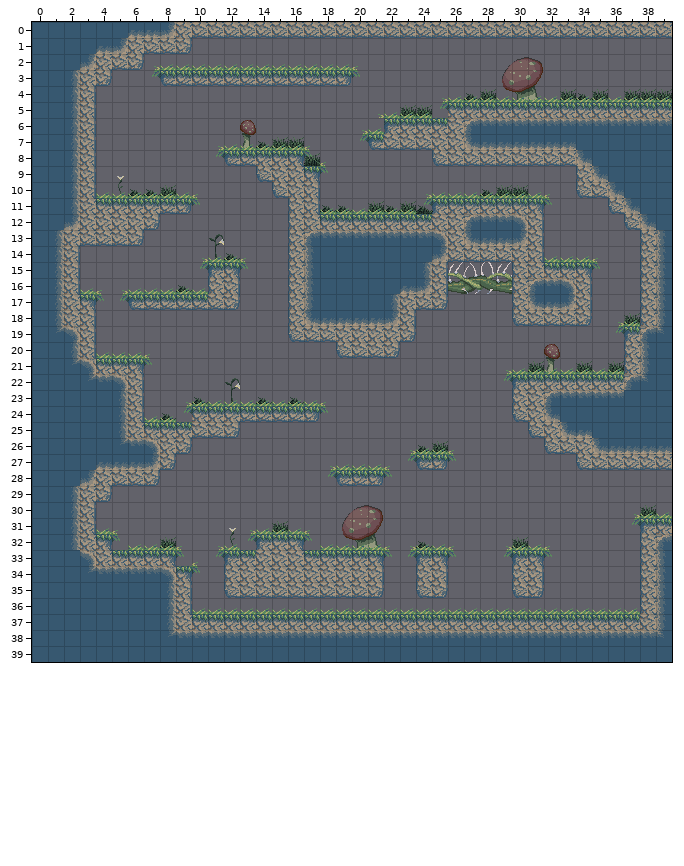
One commit to this Tiled map: src/com/cambrianman/monsters/levels/looper.tmx. Above, as it was before the edit.
Cells are 16x16 px. Shown: x 0..39, y 0..39.
The same view after the edit:
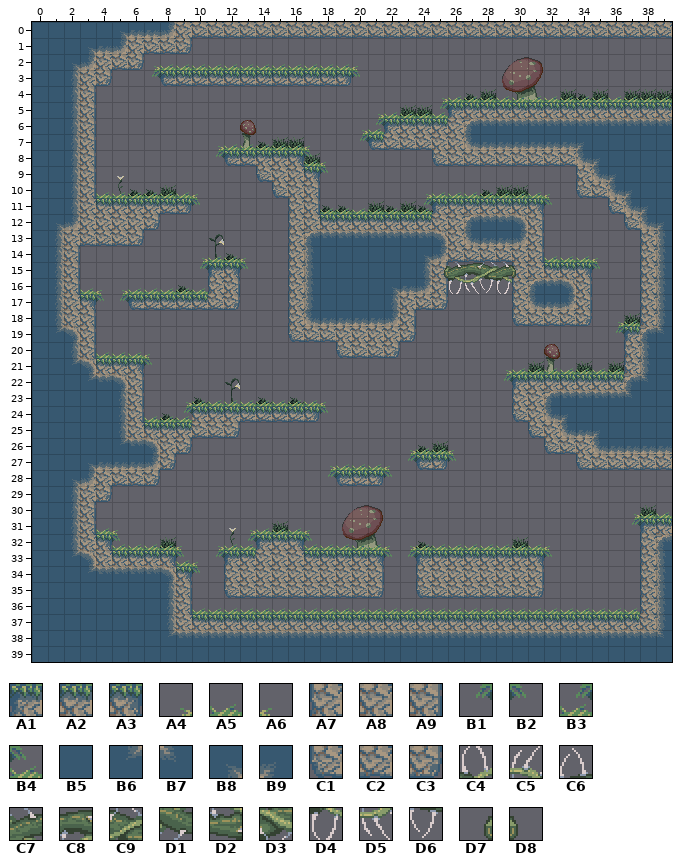
Key: from "tiles": A1 1, A2 2, A3 3, A4 4, A5 5, A6 6, A7 41, A8 42, A9 43, B1 44, B2 46, B3 84, B4 86, B5 122, B6 201, B7 202, B8 203, B9 204, C1 241, C2 242, C3 243, C4 321, C5 322, C6 323, C7 324, C8 325, C9 326, D1 361, D2 362, D3 363, D4 364, D5 365, D6 366, D7 367, D8 368.
__ is an empty cell, .. an unchanged one.
Difference:
--- layer "NearBack"
@@ x 21..25 @@
- 5 .. .. .. .. B1
- 6 A5 .. .. .. ..
+ 5 .. .. .. .. B3
+ 6 B3 .. .. .. ..
@@ x 17..17 @@
- 8 B2
+ 8 B4
@@ x 24..24 @@
-11 B1
+11 B3
@@ x 25..30 @@
-15 __ .. .. .. .. __
+15 A9 .. .. .. .. A7
@@ x 9..9 @@
-24 B1
+24 B3
@@ x 5..29 @@
-32 B2 .. .. .. .. .. .. .. B1 .. .. .. B2 .. .. .. .. .. .. .. .. A6 __ __ A4
-33 .. .. .. .. B2 .. .. .. .. .. .. .. .. .. .. .. .. .. .. .. .. B2 .. .. B1
+32 B4 .. .. .. .. .. .. .. B3 .. .. .. B4 .. .. .. .. .. .. .. .. A5 A5 A5 A5
+33 .. .. .. .. B4 .. .. .. .. .. .. .. .. .. .. .. .. .. .. .. .. __ .. .. __
--- layer "Ground"
@@ x 2..5 @@
- 0 .. .. .. B5
- 1 .. B5 .. ..
- 2 B5 .. .. ..
+ 0 .. .. .. B8
+ 1 .. B8 .. ..
+ 2 B8 .. .. ..
@@ x 26..26 @@
- 5 A2
+ 5 A1
@@ x 1..39 @@
- 7 .. .. .. .. .. .. .. .. .. .. .. .. .. .. .. .. .. .. .. .. .. .. .. .. .. .. .. .. .. .. .. .. .. B5 .. .. .. .. ..
- 8 .. .. .. .. .. .. .. .. .. .. .. .. .. .. .. .. .. .. .. .. .. .. .. .. .. .. .. .. .. .. .. .. .. .. B5 .. .. .. ..
- 9 .. .. .. .. .. .. .. .. .. .. .. .. .. .. .. .. .. .. .. .. .. .. .. .. .. .. .. .. .. .. .. .. .. .. .. B5 .. .. ..
-10 .. .. .. .. .. .. .. .. .. .. .. .. .. .. .. .. .. .. .. .. .. .. .. .. .. .. .. .. .. .. .. .. .. .. .. .. B5 .. ..
-11 .. .. .. .. .. .. .. .. .. .. .. .. .. .. .. .. .. .. .. .. .. .. .. .. .. .. .. .. .. .. .. .. .. .. .. .. .. B5 ..
-12 B5 .. .. .. .. .. .. .. .. .. .. .. .. .. .. .. .. .. .. .. .. .. .. .. .. .. .. .. .. .. .. .. .. .. .. .. .. .. B5
+ 7 .. .. .. .. .. .. .. .. .. .. .. .. .. .. .. .. .. .. .. .. .. .. .. .. .. .. .. .. .. .. .. .. .. B9 .. .. .. .. ..
+ 8 .. .. .. .. .. .. .. .. .. .. .. .. .. .. .. .. .. .. .. .. .. .. .. .. .. .. .. .. .. .. .. .. .. .. B9 .. .. .. ..
+ 9 .. .. .. .. .. .. .. .. .. .. .. .. .. .. .. .. .. .. .. .. .. .. .. .. .. .. .. .. .. .. .. .. .. .. .. B9 .. .. ..
+10 .. .. .. .. .. .. .. .. .. .. .. .. .. .. .. .. .. .. .. .. .. .. .. .. .. .. .. .. .. .. .. .. .. .. .. .. B9 .. ..
+11 .. .. .. .. .. .. .. .. .. .. .. .. .. .. .. .. .. .. .. .. .. .. .. .. .. .. .. .. .. .. .. .. .. .. .. .. .. B9 ..
+12 B8 .. .. .. .. .. .. .. .. .. .. .. .. .. .. .. .. .. .. .. .. .. .. .. .. .. .. .. .. .. .. .. .. .. .. .. .. .. B9
@@ x 22..30 @@
-14 .. .. B5 .. .. .. .. .. ..
-15 .. .. .. A9 C5 C6 C4 C5 A7
-16 B5 .. .. .. D2 D3 D1 D2 ..
+14 .. .. B8 .. .. .. .. .. ..
+15 .. .. .. D7 C7 C8 C9 C7 D8
+16 B8 .. .. .. D4 D5 D6 D4 ..
@@ x 33..37 @@
-23 .. .. .. .. B5
-24 B5 .. .. .. ..
-25 .. .. B5 .. ..
+23 .. .. .. .. B7
+24 B9 .. .. .. ..
+25 .. .. B9 .. ..
@@ x 2..3 @@
-27 .. B5
-28 B5 ..
+27 .. B8
+28 B8 ..
@@ x 2..30 @@
-33 B5 .. .. .. .. .. .. .. .. .. .. .. .. .. .. .. .. .. .. .. .. .. .. A3 __ __ __ __ A1
-34 .. .. .. .. .. .. .. .. .. .. .. .. .. .. .. .. .. .. .. .. .. .. .. A9 __ __ __ __ A7
-35 .. .. .. .. .. .. .. .. .. .. .. .. .. .. .. .. .. .. .. .. .. .. .. C3 __ __ __ __ C1
+33 B6 .. .. .. .. .. .. .. .. .. .. .. .. .. .. .. .. .. .. .. .. .. .. A2 A2 A2 A2 A2 A2
+34 .. .. .. .. .. .. .. .. .. .. .. .. .. .. .. .. .. .. .. .. .. .. .. A8 A8 A8 A8 A8 A8
+35 .. .. .. .. .. .. .. .. .. .. .. .. .. .. .. .. .. .. .. .. .. .. .. C2 C2 C2 C2 C2 C2
